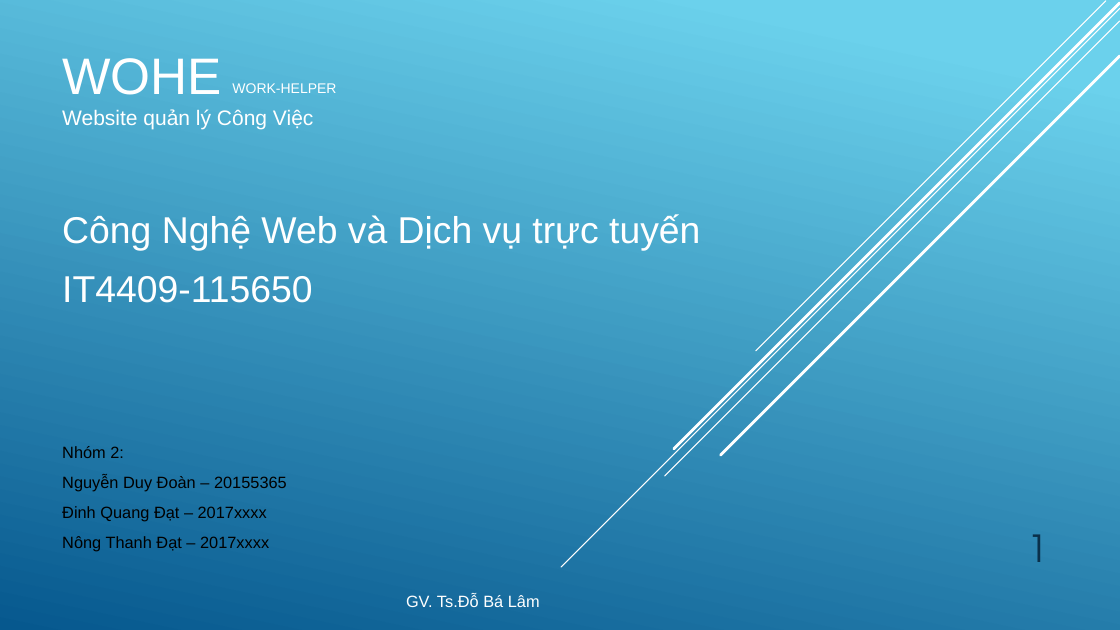
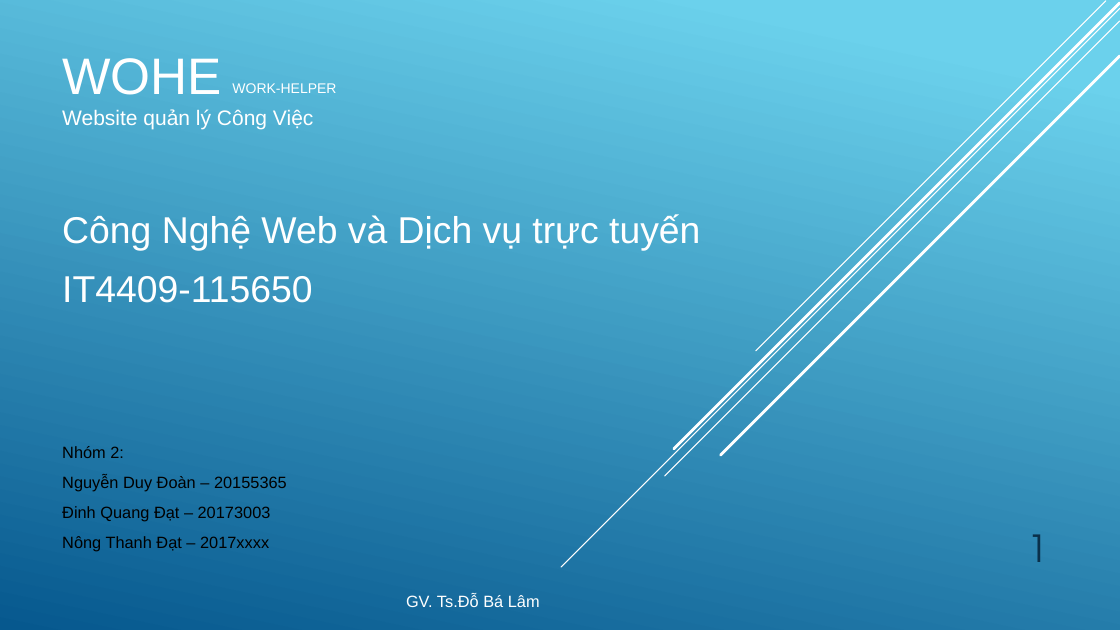
Before and after one commit to quangdat99/btl, a slide deck: slide 1 of Slide.pptx. Drawn at 1120x630 pixels with LibreOffice and Linux fonts; fonts in the diff are those of the drawing. Boxes give left, top, right and bottom in pixels: in the first picture for what was removed or moved away, otherwise in the second. Text is boxed around its words. In the diff, an @@ line names an element or a change of style, - is before the commit and + after.

```diff
--- a/Slide.pptx
+++ b/Slide.pptx
@@ text at (62,506,271,521): text changed @@
-Đinh Quang Đạt – 2017xxxx
+Đinh Quang Đạt – 20173003
```
Also in this commit, not shown: 1 other file.
